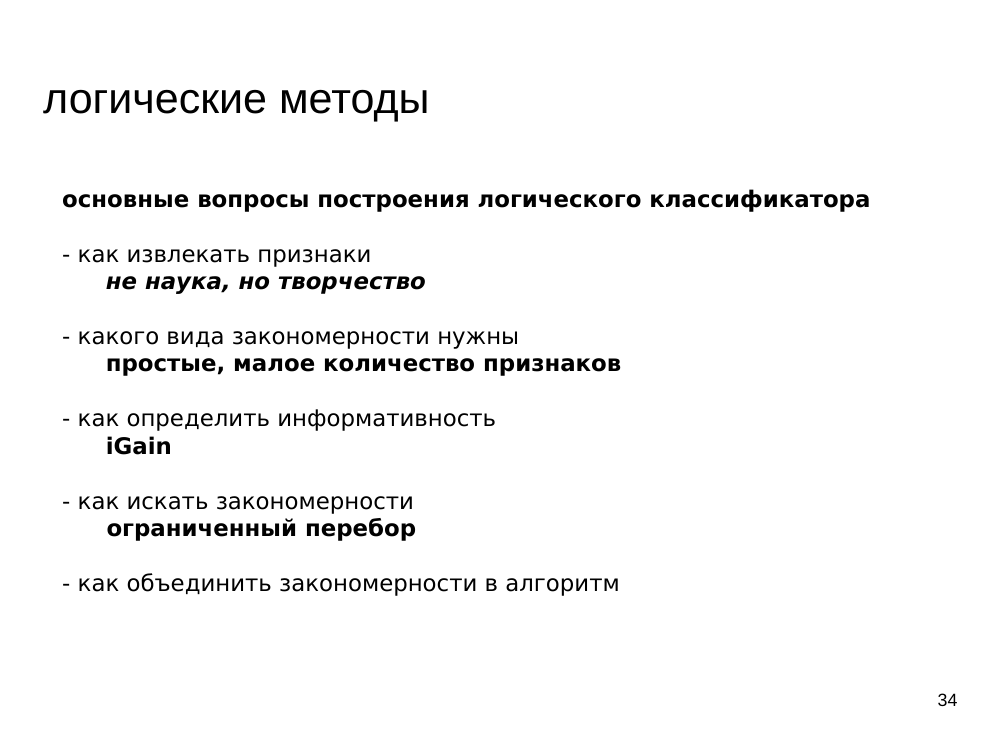
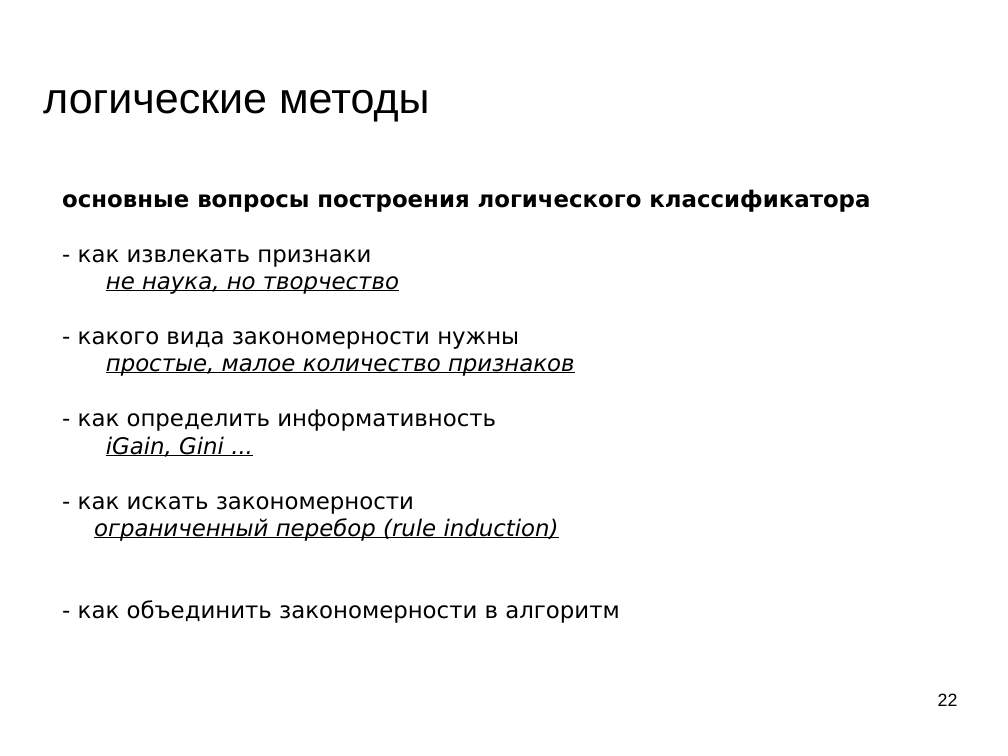
Before and after one commit to mechanoid5/ml_lectorium_legacy, a slide deck: slide 22 of 06-logical.odp (slide 34 before the commit). Drawn at 1008x756 pixels with LibreOffice and Linux fonts; fonts in the diff are those of the drawing; background and template pictures are left out. Boxes give left, top, right and bottom in pixels: in the first picture for what was removed or moved away, otherwise in the second. Text is boxed around its words. In the diff, an @@ line names an element or a change of style, - is before the commit and + after.

```diff
--- a/06-logical.odp
+++ b/06-logical.odp
@@ text at [106,276,575,376]: bold off, underline on in "не наука, но творчество", "простые, малое количество признаков"; italic on in "простые, малое количество признаков" @@
@@ text at [106,436,224,457]: text changed; bold off; italic on @@
-iGain
+iGain, Gini ...
@@ text at [94,518,559,541]: text changed; bold off; italic on @@
-ограниченный перебор
+ограниченный перебор (rule induction)
@@ page number at [938,693,958,706]: text changed @@
-34
+22
```
Also in this commit, not shown: 19 other slides changed, 1 slide added, 12 slides removed, 1 other file.
